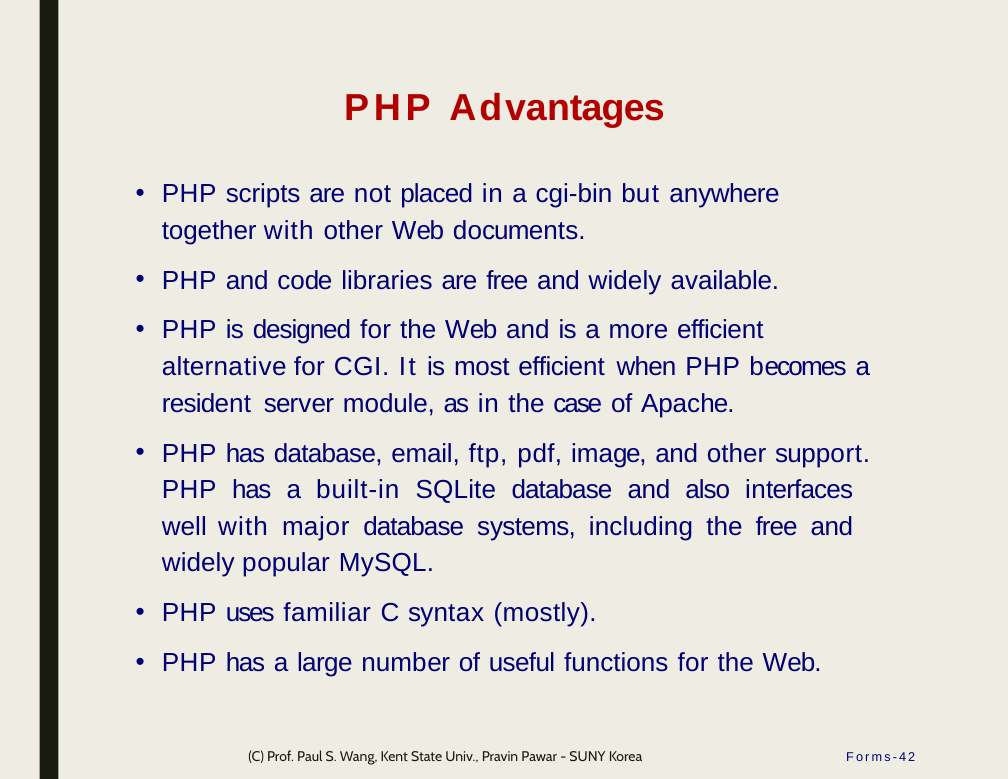
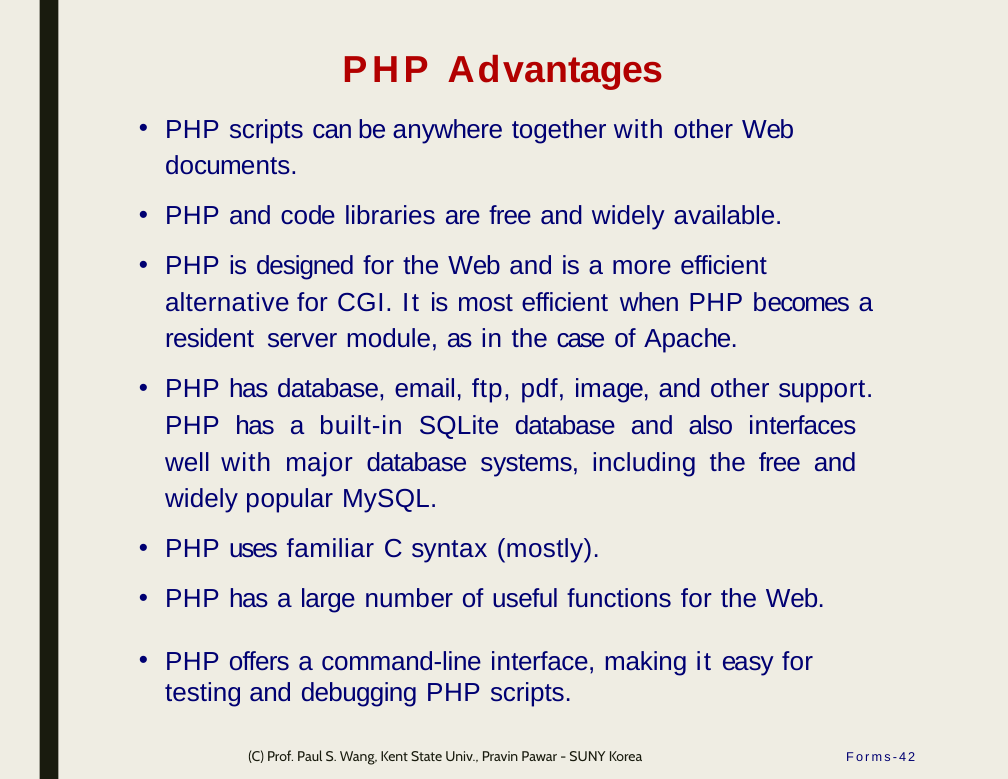
Before and after one commit to ppawar/ppawar.github.io, a slide deck: slide 42 of Fall2019/CSE102-F19/lectures/CSE102_Lec6 - Forms, PHP.pptx. Drawn at 1008x779 pixels with LibreOffice and Linux fonts; fonts in the diff are those of the drawing. Boxes give left, top, right and bottom in pixels: in the first picture for what was removed or moved away, otherwise in the second. Text is boxed around its words. In the diff, an @@ line names an element or a change of style, - is before the commit and + after.

Commit message:
Updates

```diff
--- a/Fall2019/CSE102-F19/lectures/CSE102_Lec6 - Forms, PHP.pptx
+++ b/Fall2019/CSE102-F19/lectures/CSE102_Lec6 - Forms, PHP.pptx
@@ title "PHP Advantages": place and size @@
-title "PHP Advantages" at [162,184,217,202]
+title "PHP Advantages" at [165,120,220,138]
@@ text "PHP scripts can be anywhere ...": place and size @@
-text "PHP scripts can be anywhere ..." at [162,183,871,677]
+text "PHP scripts can be anywhere ..." at [165,119,874,676]
@@ text at [165,119,794,175]: text changed @@
-• PHP scripts are not placed in a cgi-bin but anywhere together with other Web documents.
+• PHP scripts can be anywhere together with other Web documents.
@@ text at [165,651,813,676]: paragraph added @@
+• PHP offers a command-line interface, making it easy for testing and debugging PHP scripts.
```
Also in this commit, not shown: 2 other slides changed, 16 slides added, 1 slide removed.
